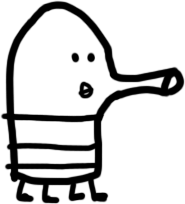
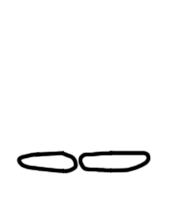
Layers edited between the first and the second (185, 204) image:
hid "Голова" over [5, 0, 185, 123]
hid "Глаза" over [71, 52, 96, 63]
hid "Тело" over [0, 112, 105, 186]
added layer "Платформа деревянная" above "Платформа земляная" over [16, 150, 151, 174]
hid "Рот открытый" over [79, 81, 94, 99]
hid "Рот" over [77, 86, 95, 96]
hid "Ноги" over [15, 175, 109, 204]
